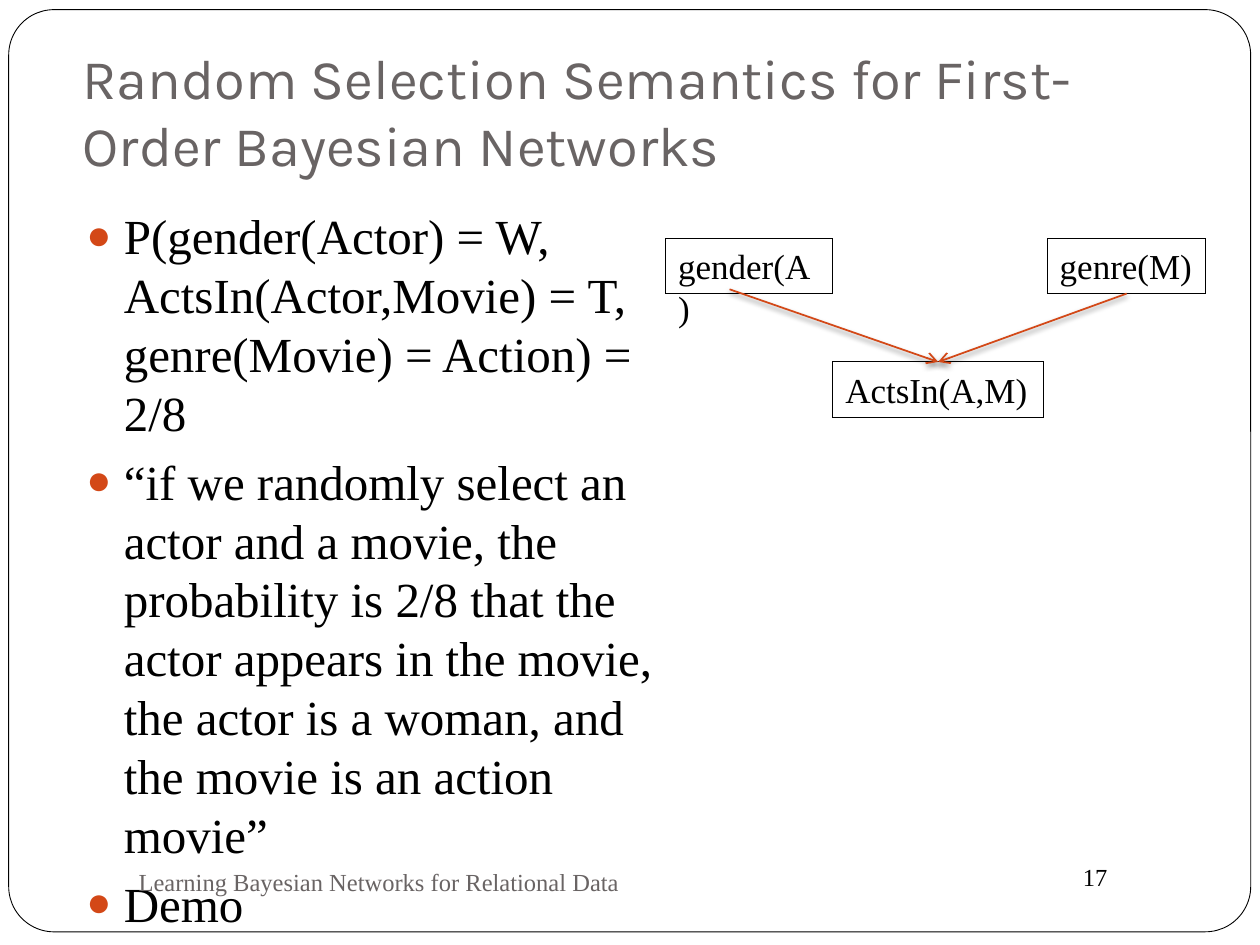
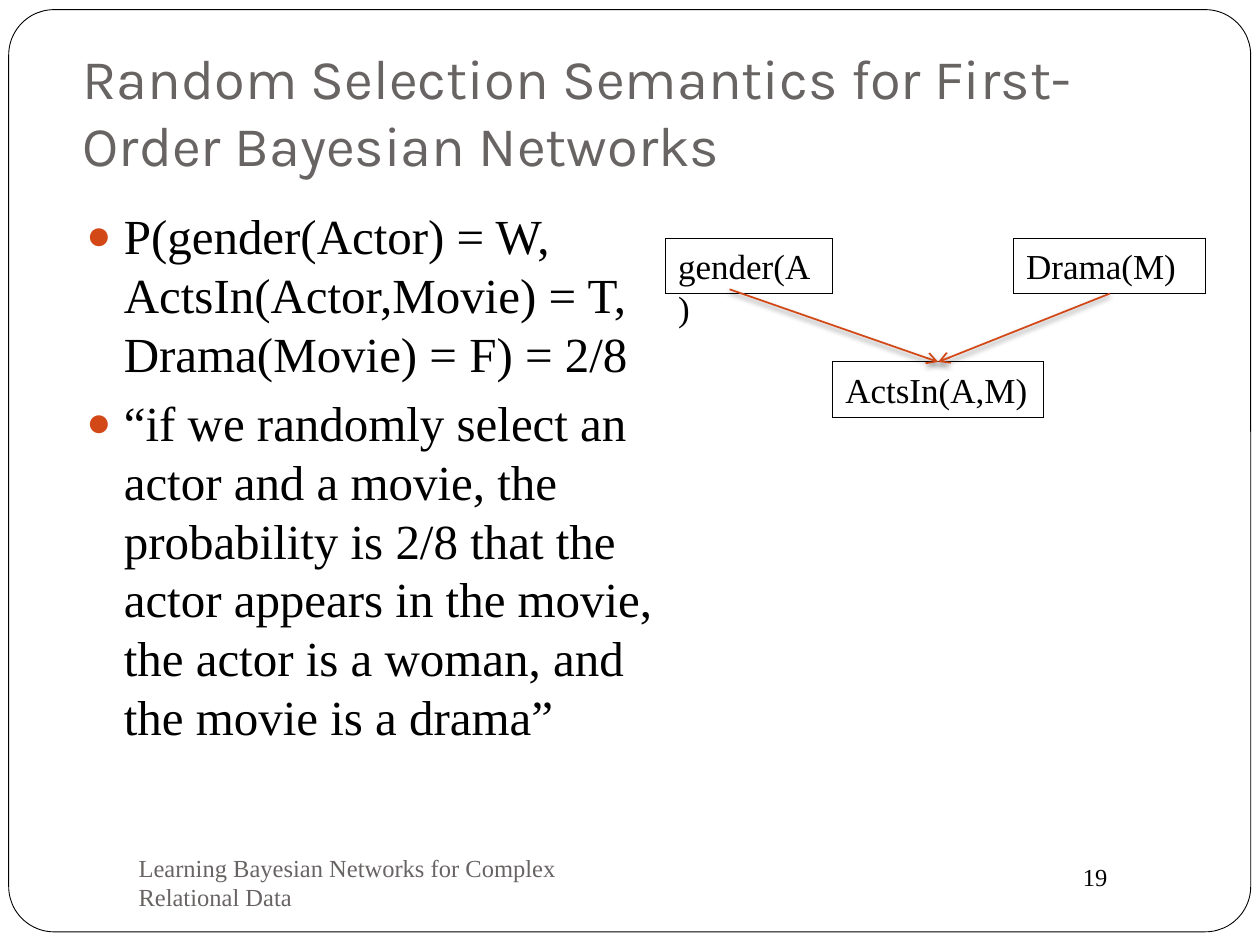
Before and after one commit to oschulte/srl-tutorial-slides, a slide deck: slide 19 of ch2-fo-bayes-nets.pptx (slide 17 before the commit). Drawn at 1260x945 pixels with LibreOffice and Linux fonts; fonts in the diff are those of the drawing. Boxes give left, top, right and bottom in pixels: in the first picture for what was removed or moved away, otherwise in the second. Text is boxed around its words. In the diff, an @@ line names an element or a change of style, - is before the commit and + after.

Commit message:
adding ch2 with data query examples

```diff
--- a/ch2-fo-bayes-nets.pptx
+++ b/ch2-fo-bayes-nets.pptx
@@ text at box(124, 220, 653, 736): text changed @@
-● P(gender(Actor) = W, ActsIn(Actor,Movie) = T, genre(Movie) = Action) = 2/8
-● “if we randomly select an actor and a movie, the probability is 2/8 that the actor appears in the movie, the actor is a woman, and the movie is an action movie”
-● Demo
+● P(gender(Actor) = W, ActsIn(Actor,Movie) = T, Drama(Movie) = F) = 2/8
+● “if we randomly select an actor and a movie, the probability is 2/8 that the actor appears in the movie, the actor is a woman, and the movie is a drama”
@@ rectangle "Drama(M)": place and size @@
-rectangle "Drama(M)" at box(1047, 238, 1206, 294)
+rectangle "Drama(M)" at box(1014, 238, 1207, 294)
@@ text in rectangle at box(1026, 255, 1176, 286): text changed @@
-genre(M)
+Drama(M)
@@ arrow moved from (1126, 294) - (939, 362) to (1110, 294) - (939, 362) @@
@@ text at box(139, 860, 555, 906): text changed @@
-Learning Bayesian Networks for Relational Data
+Learning Bayesian Networks for Complex Relational Data
@@ page number at box(1083, 869, 1108, 887): text changed @@
-17
+19
```
Also in this commit, not shown: 12 other slides changed, 13 slides added, 2 slides removed.
